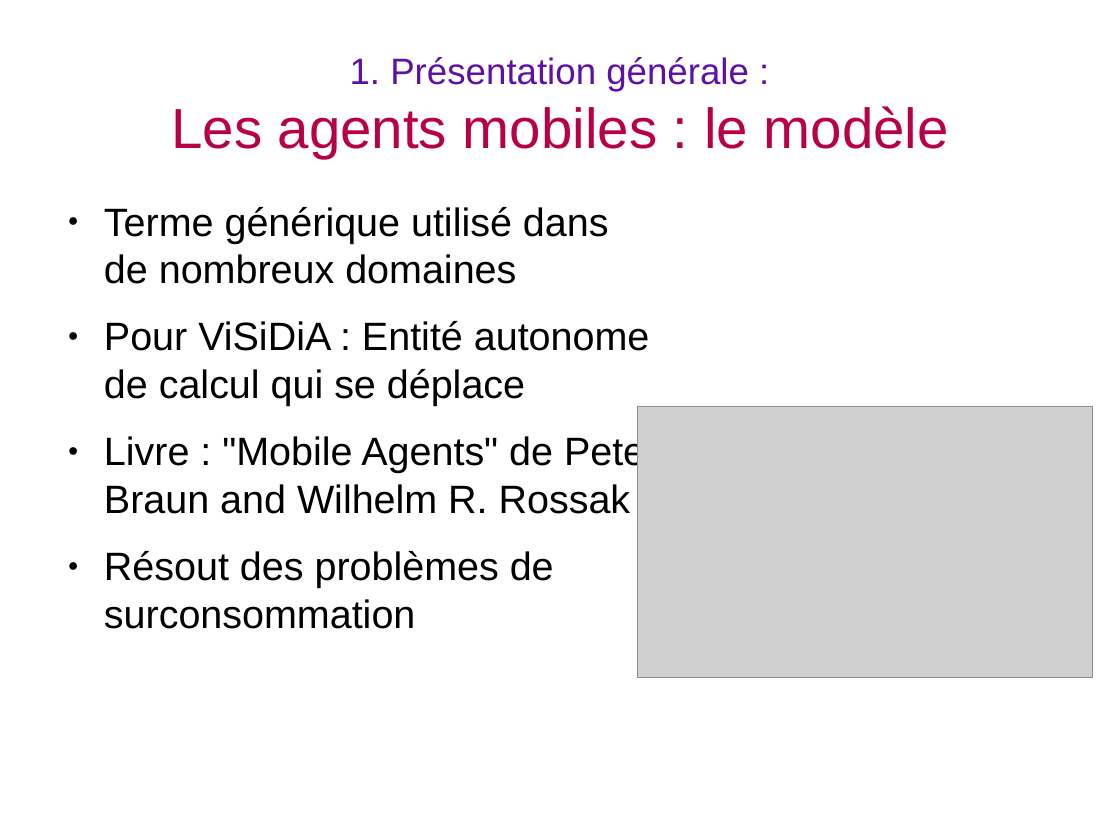
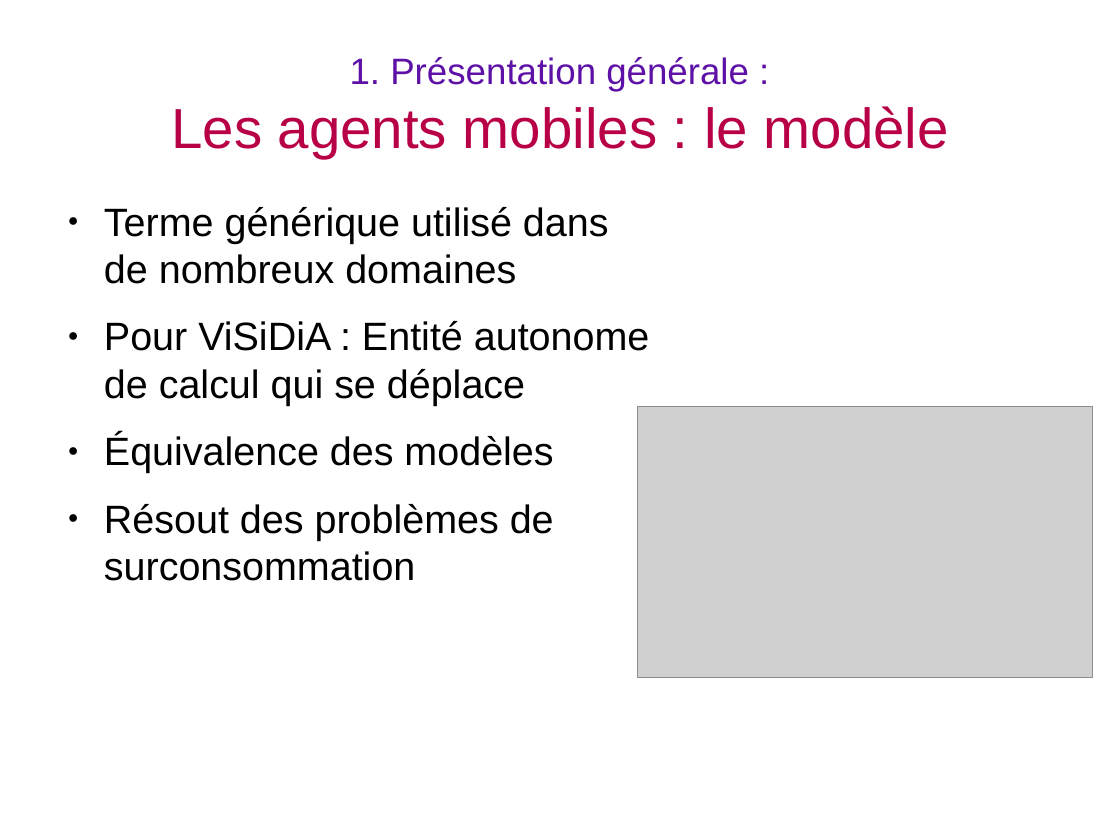
Before and after one commit to BackupTheBerlios/visidia-svn, a slide deck: slide 7 of trunk/doc/soutenance/soutenance.odp. Drawn at 1120x840 pixels with LibreOffice and Linux fonts; fonts in the diff are those of the drawing; grey boxes stand for pictures. Boxes give left, top, right and bottom in pixels: in the first picture for what was removed or moved away, otherwise in the second. Text is boxed around its words. In the diff, an @@ line names an element or a change of style, - is before the commit and + after.

```diff
--- a/trunk/doc/soutenance/soutenance.odp
+++ b/trunk/doc/soutenance/soutenance.odp
@@ text at <box>104,434,553,473</box>: text changed @@
-● Livre : "Mobile Agents" de Peter Braun and Wilhelm R. Rossak
+● Équivalence des modèles
```
Also in this commit, not shown: 7 other slides changed, 3 slides added, 3 slides removed, 3 other files.
